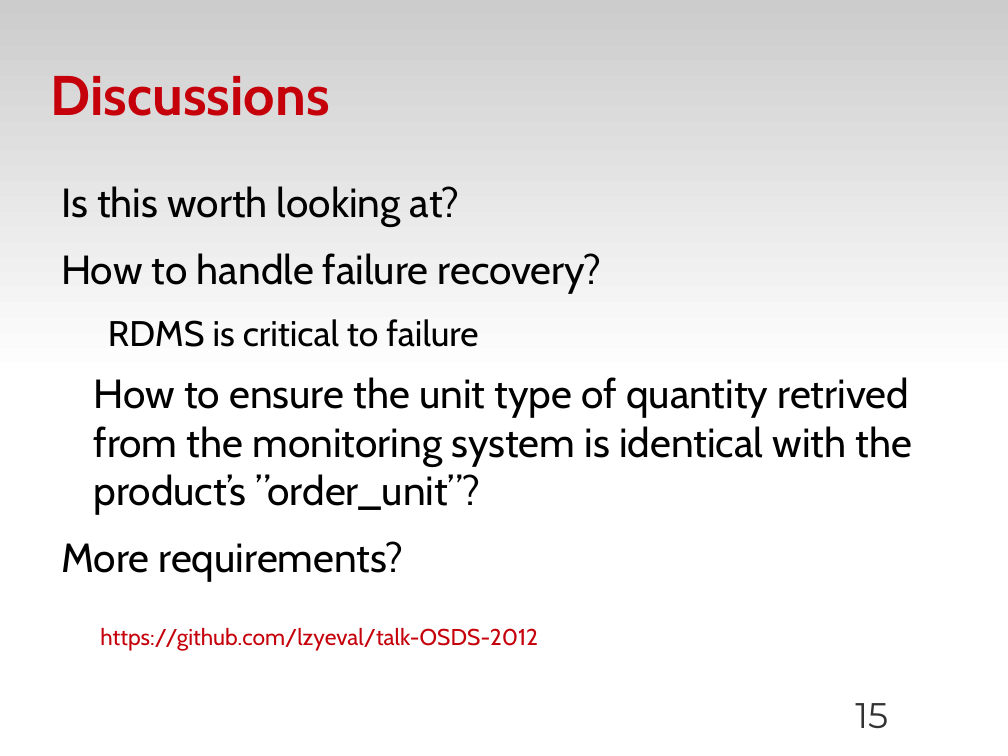
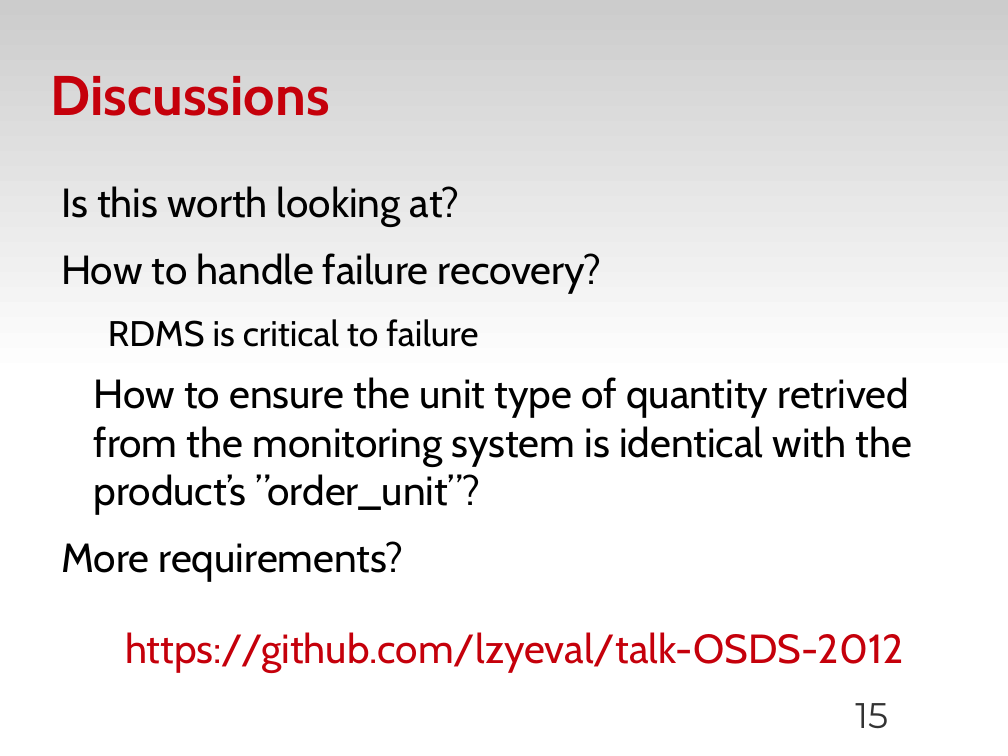
Before and after one commit to zyluo/talk-OSDS-2012, a slide deck: slide 15 of OSDS-2012-SF-dough-LZY.odp. Drawn at 1008x756 pixels with LibreOffice and Linux fonts; fonts in the diff are those of the drawing; background and template pictures are left out. Boxes give left, top, right and bottom in pixels: in the first picture for what was removed or moved away, otherwise in the second. Text is boxed around its words. In the diff, an @@ line names an element or a change of style, - is before the commit and + after.

Commit message:
Fix discussion section again

```diff
--- a/OSDS-2012-SF-dough-LZY.odp
+++ b/OSDS-2012-SF-dough-LZY.odp
@@ text "https://github.com/lzyeval/talk-OSDS-2012" at <box>125,632,904,673</box>: size 18 to 32 pt; alignment left to centre @@
```
